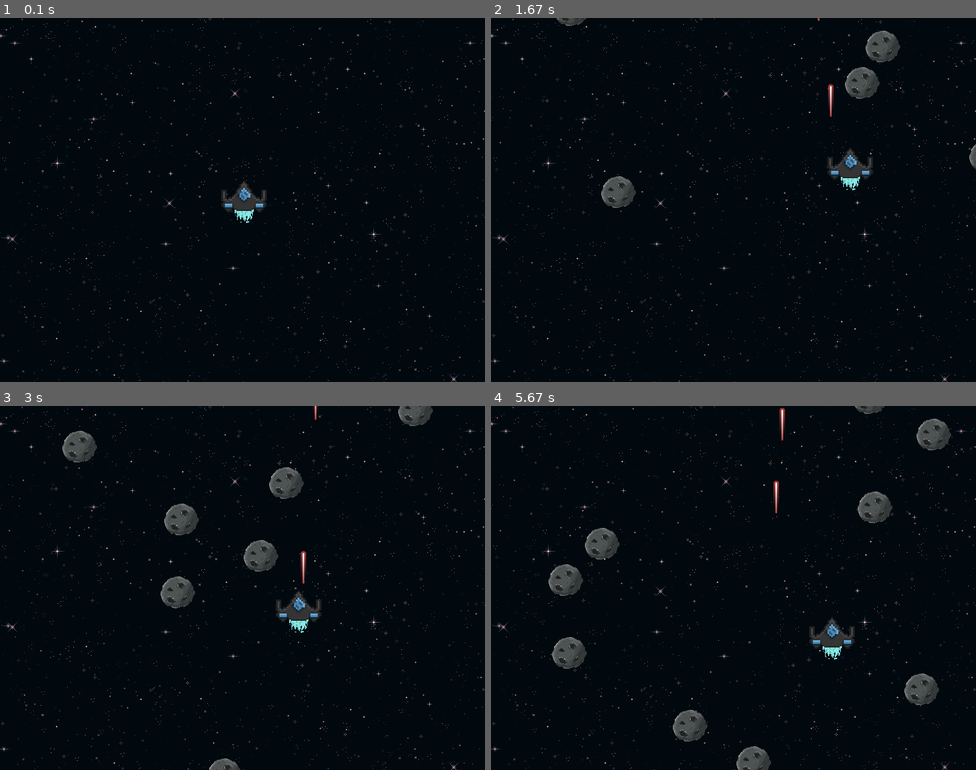
Above: before the commit, frames 1-4 (two rows, left to right).
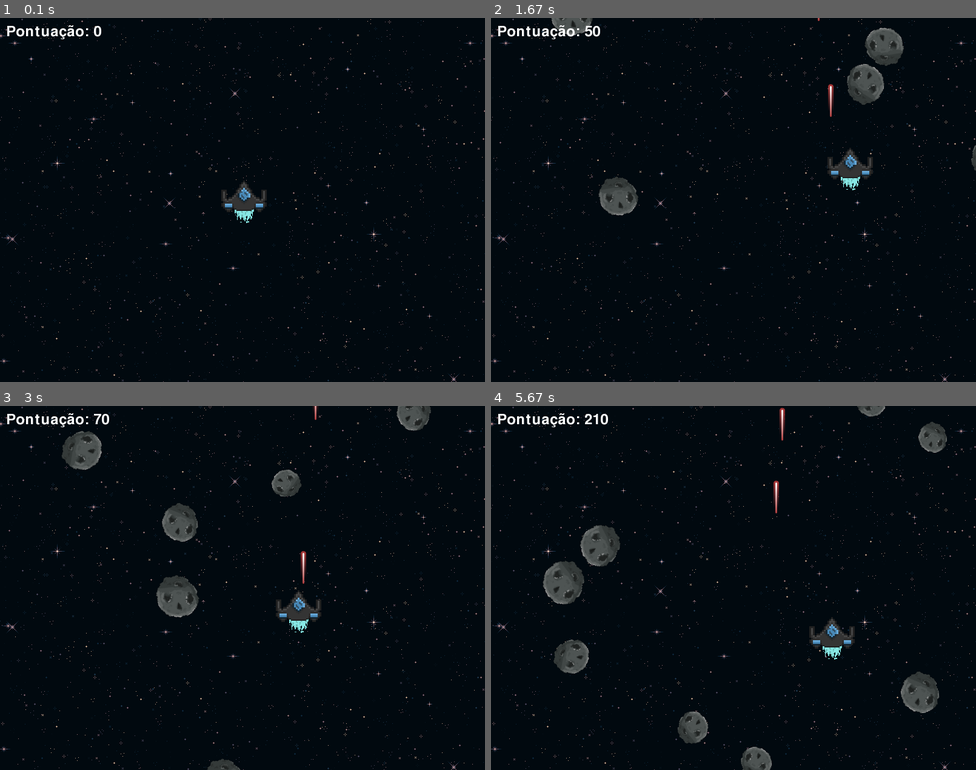
Above: after the commit, the same moments.

Repository: RafaelCarneiro16/MeteorRushPygame
Game: pygame game, started from main.py
The game is run twice, just before and just after one commit, with the same random seed, the same clock (stepped at 60 frames per second) and the same inputs.
Inputs:
- Up to frame 1 (0.1 s): no input
- Up to frame 2 (1.67 s): tap Space at 0.33, 0.73, 1.03, 1.23, 1.57 s; hold Right 0.67-1.13 s; hold Up 1.17-1.47 s; hold Right from 1.5 s (still down)
- Up to frame 3 (3 s): tap Space at 1.87, 2.07, 2.37, 2.63, 2.97 s; release Right at 1.97 s; hold Left 2-2.53 s; hold Down 2.57-2.87 s; hold Left from 2.9 s (still down)
- Up to frame 4 (5.67 s): tap Space at 3.27, 3.4, 3.8, 4.1, 4.47, 4.87, 5.17, 5.37 s; release Left at 3.3 s; hold Up 3.33-3.7 s; hold Right 3.73-4.37 s; hold Down 4.4-4.77 s; hold Left 4.8-5.27 s; hold Right from 5.3 s (still down)

The runs differ from the first frame. In frame 1, 0.3% of the frame differs, in the area x 1-21%, y 2-6%; in frame 2, 1.6%; in frame 3, 2.4%; in frame 4, 3.1%, in the area x 1-95%, y 0-100%.

Commit message:
Atualização
Sistema de pontuação básico

Diff:
--- a/jogador.py
+++ b/jogador.py
@@ -5,7 +5,7 @@
     def __init__(self, group, tela : Tela):
         super().__init__(group)
         self.__image = pygame.image.load(rf"C:\jogotrab\imagens\nave.gif").convert_alpha()
-        self.__rect = self.__image.get_frect(center = (tela.largura/2, tela.altura/2))
+        self.__rect = self.__image.get_rect(center = (tela.largura/2, tela.altura/2))
 
     @property
     def image(self):
--- a/main.py
+++ b/main.py
@@ -5,10 +5,12 @@
 from tiro import Tiro
 from meteoro import Meteoro
 
-
 pygame.init()
 
 clock = pygame.time.Clock()
+
+pontuacao = 0
+font = pygame.font.SysFont(None, 36)
 
 tela = Tela(800,600)
 imagem_fundo = pygame.image.load(rf"C:\jogotrab\imagens\fundo.png").convert_alpha()
@@ -25,32 +27,42 @@
 
 rodando = True
 
+# Loop do Jogo
 while rodando:
     for evento in pygame.event.get():
         if evento.type == pygame.QUIT:
             rodando = False
 
+        # Cria tiro
         if evento.type == pygame.KEYDOWN and evento.key == pygame.K_SPACE:
            novo_tiro = Tiro((jogador.rect.midtop), tiros)
 
+        # Gera meteoros
         if evento.type == evento_meteoro:
             x = random.randint(0, tela.largura - 50)
             novo_meteoro = Meteoro(x , meteoros)
 
-    pygame.sprite.groupcollide(tiros, meteoros, True, True, pygame.sprite.collide_rect)
+    # Colisão
     pygame.sprite.groupcollide(sprites, meteoros, False, True, pygame.sprite.collide_rect)
+    colisao = pygame.sprite.groupcollide(tiros, meteoros, True, True)
 
+    for tiro, meteoros_acert in colisao.items():
+        for meteoro in meteoros_acert:
+            pontuacao+= meteoro.pontos
 
-    tela.display.fill('midnightblue')
-    tela.display.blit(imagem_fundo , rect_fundo)
-
+    # Atualização da posição
     sprites.update(tela)
     tiros.update()
     meteoros.update()
 
+    # Desenhos
+    tela.display.blit(imagem_fundo , rect_fundo)
     sprites.draw(tela.display)
     tiros.draw(tela.display)
     meteoros.draw(tela.display)
+
+    texto_pontuacao = font.render(f"Pontuação: {pontuacao}", True, (255, 255, 255))
+    tela.display.blit(texto_pontuacao, (10, 10))
 
     pygame.display.update()
     clock.tick(60)
--- a/meteoro.py
+++ b/meteoro.py
@@ -5,9 +5,19 @@
 class Meteoro(pygame.sprite.Sprite):
     def __init__(self, x, grupo):
         super().__init__(grupo)
-        self.__image = pygame.image.load(rf"C:\jogotrab\imagens\meteoro.png").convert_alpha()
+        self.original_image = pygame.image.load(rf"C:\jogotrab\imagens\meteoro.png").convert_alpha()
+        tamanho_imagem = random.uniform(0.8, 1.3)
+        self.__image = pygame.transform.rotozoom(self.original_image, random.randint(0, 360), tamanho_imagem)
         self.__rect = self.__image.get_rect(center = (x, -50))
         self.__direcao = random.randint(-2,2)
+
+        # Pontuação temporária
+        if tamanho_imagem < 0.95:
+            self.__pontos = 100
+        elif tamanho_imagem < 1.15:
+            self.__pontos = 50
+        else:
+            self.__pontos = 20
 
     @property
     def image(self):
@@ -25,6 +35,14 @@
     def rect(self, nova):
         self.__rect = nova
 
+    @property
+    def pontos(self):
+        return self.__pontos
+
+    @pontos.setter
+    def pontos(self, nova):
+        self.__pontos = nova
+
     def update(self):
         self.__rect.x += self.__direcao
         self.__rect.y += 4
